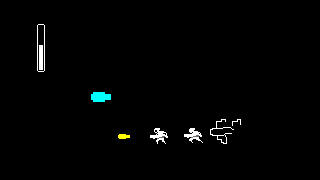
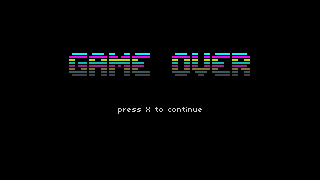
Layers edited between the first and the second (320, 180) image:
hid "Layer 1" over [210, 119, 241, 144]
hid "bullet big" over [91, 92, 111, 102]
hid "bullet reg" over [118, 134, 130, 139]
added layer "press X to continue" above "Hue/Saturation 1" over [118, 107, 202, 114]
added layer "GAME OVER" above "gun" over [69, 53, 250, 76]
hid "gun" over [37, 24, 202, 139]
hid "player" over [154, 128, 203, 144]
